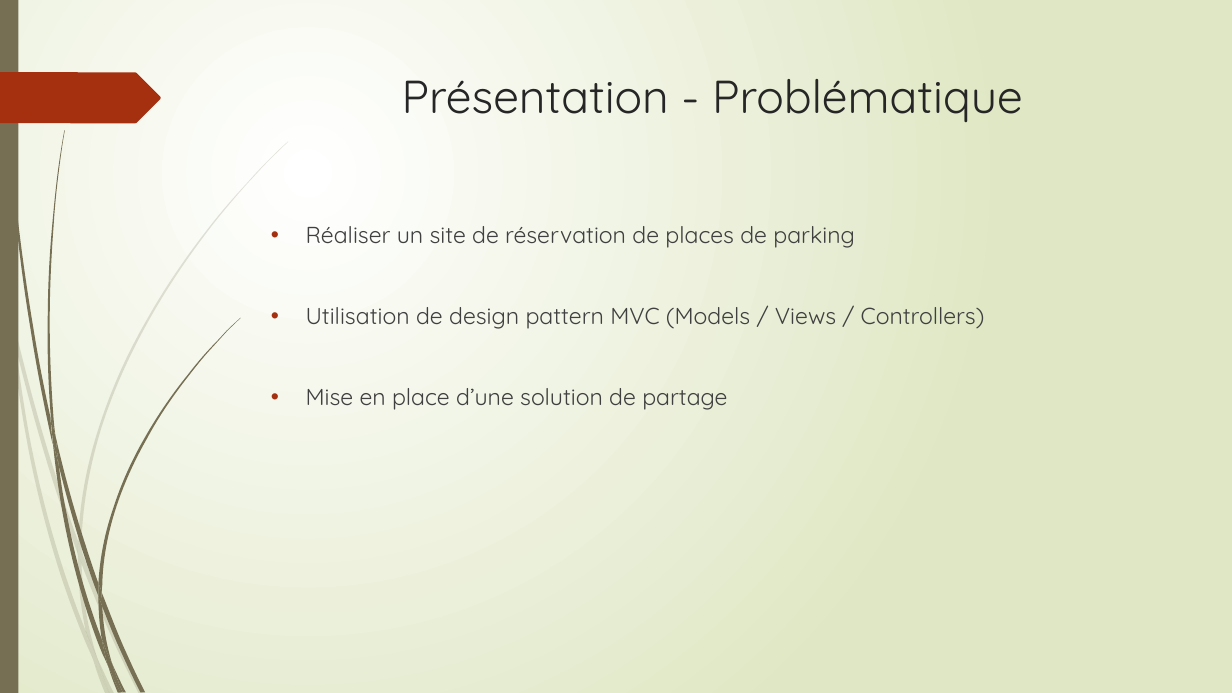
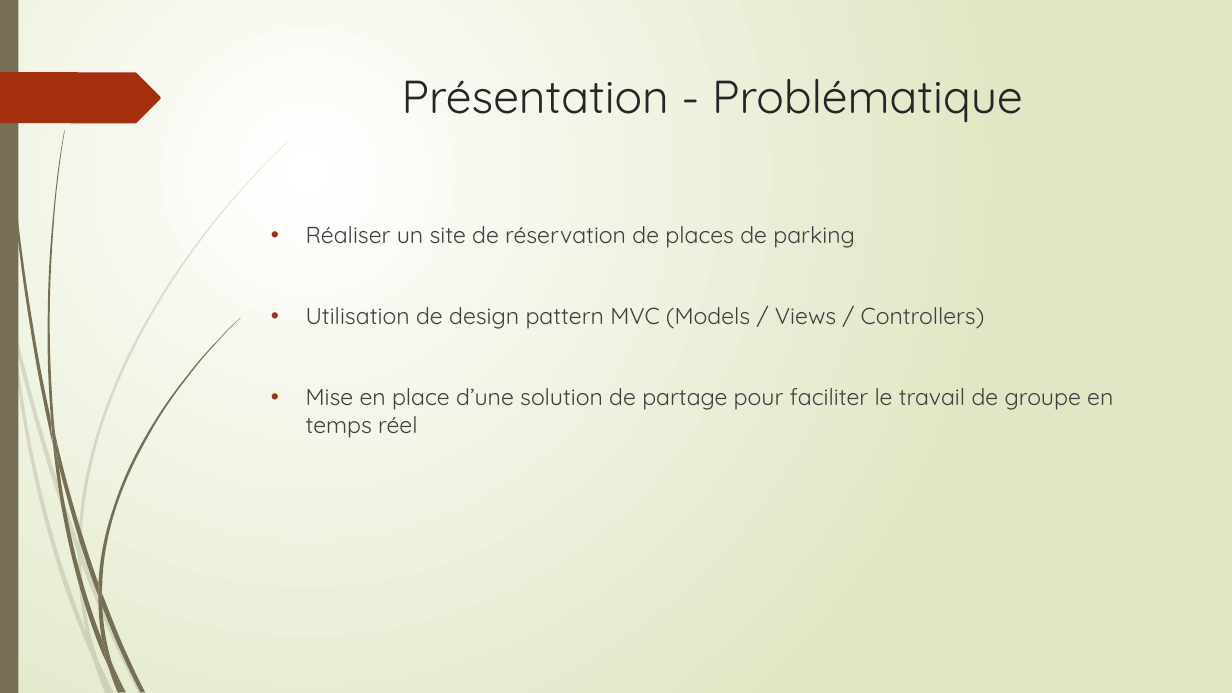
Before and after one commit to Eight-sama/Projet-Parking, a slide deck: slide 3 of web/PPE Projet Parking.pptx. Drawn at 1232x693 pixels with LibreOffice and Linux fonts; fonts in the diff are those of the drawing. Boxes give left, top, right and bottom in pixels: in the first picture for what was removed or moved away, otherwise in the second. Text is boxed around its words. In the diff, an @@ line names an element or a change of style, - is before the commit and + after.

```diff
--- a/web/PPE Projet Parking.pptx
+++ b/web/PPE Projet Parking.pptx
@@ text at bbox=[306, 388, 1113, 438]: text changed @@
-• Mise en place d’une solution de partage
+• Mise en place d’une solution de partage pour faciliter le travail de groupe en temps réel
```
Also in this commit, not shown: 3 slides added, 1 other file.
